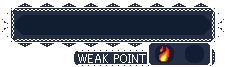
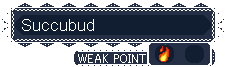
Layers edited between the first and the second (225, 67) image:
renamed "Pasted Layer" to "Succubud", showed it, moved it above "sES43ハニー.png", painted on it over [22, 19, 94, 31]
